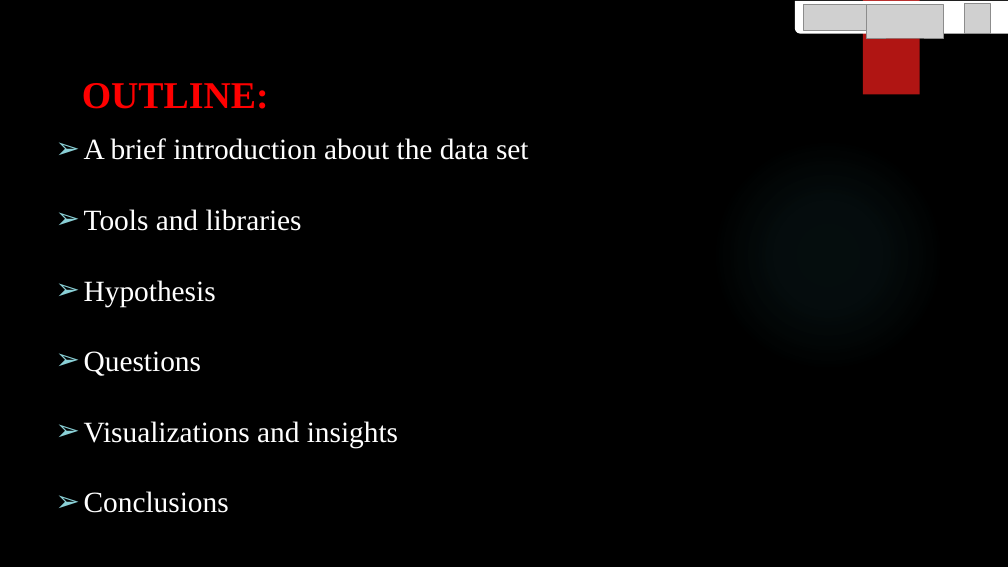
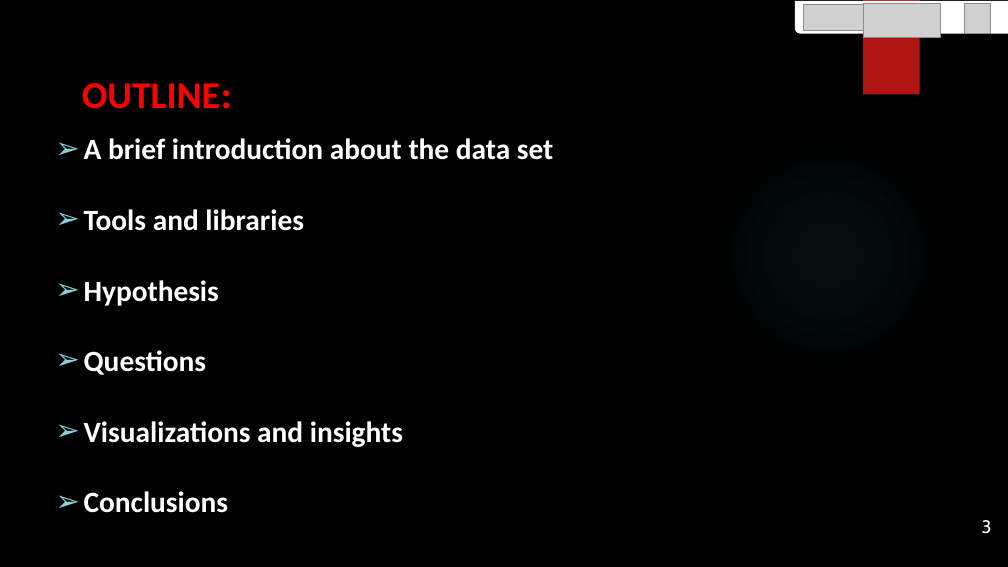
Before and after one commit to JMDUKU/GROUP-K-EDA-PROJECT, a slide deck: slide 3 of Group K EDA Project DIGICAP.pptx (slide 2 before the commit). Drawn at 1008x567 pixels with LibreOffice and Linux fonts; fonts in the diff are those of the drawing; grey boxes stand for pictures; background and template pictures are left out. Boxes give left, top, right and bottom in pixels: in the first picture for what was removed or moved away, otherwise in the second. Text is boxed around its words. In the diff, an @@ line names an element or a change of style, - is before the commit and + after.

```diff
--- a/Group K EDA Project DIGICAP.pptx
+++ b/Group K EDA Project DIGICAP.pptx
@@ title "OUTLINE:" at box(82, 83, 233, 109): font Times New Roman to Calibri in "OUTLINE:" @@
@@ subtitle "A brief introduction about the ..." at box(84, 138, 553, 513): font Times New Roman to Calibri, bold on @@
@@ page number added at box(982, 520, 992, 534), 17.3 pt, text #FFFFFF @@
+3
```
Also in this commit, not shown: 18 other slides changed, 2 slides added, 1 slide removed.
